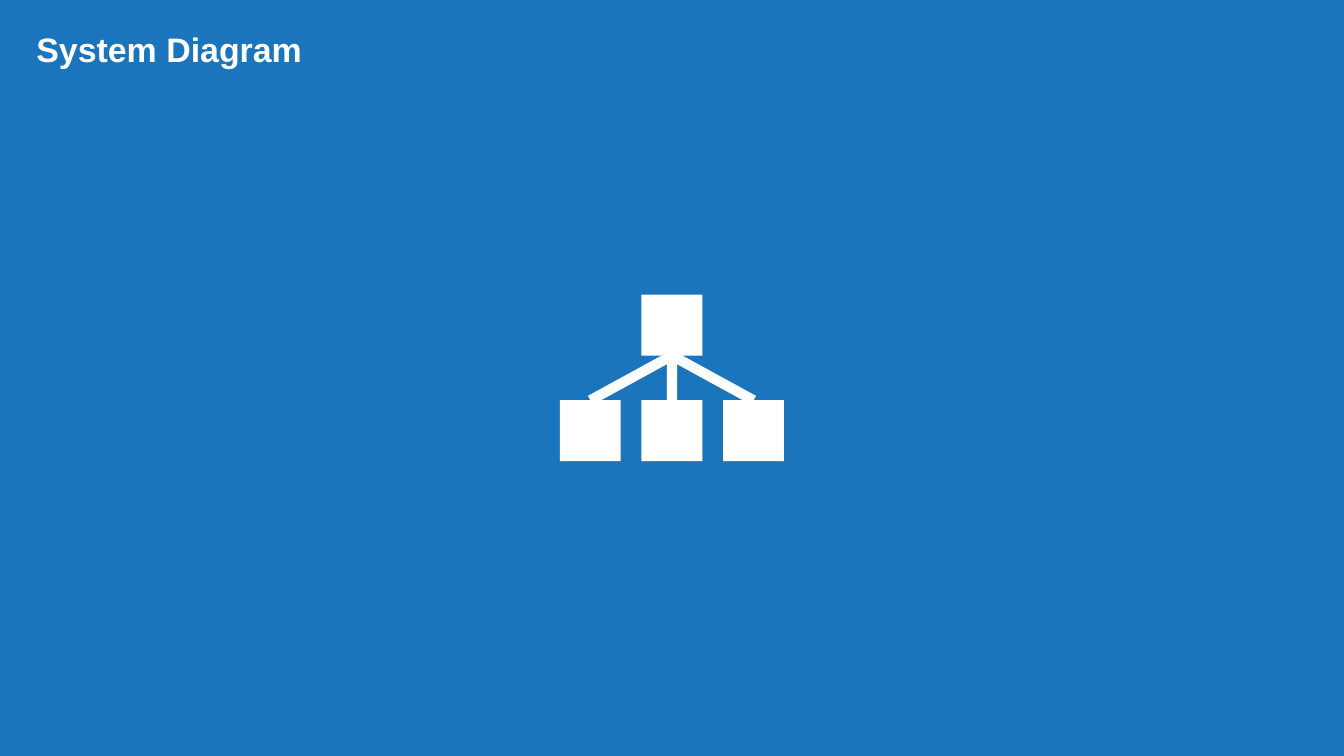
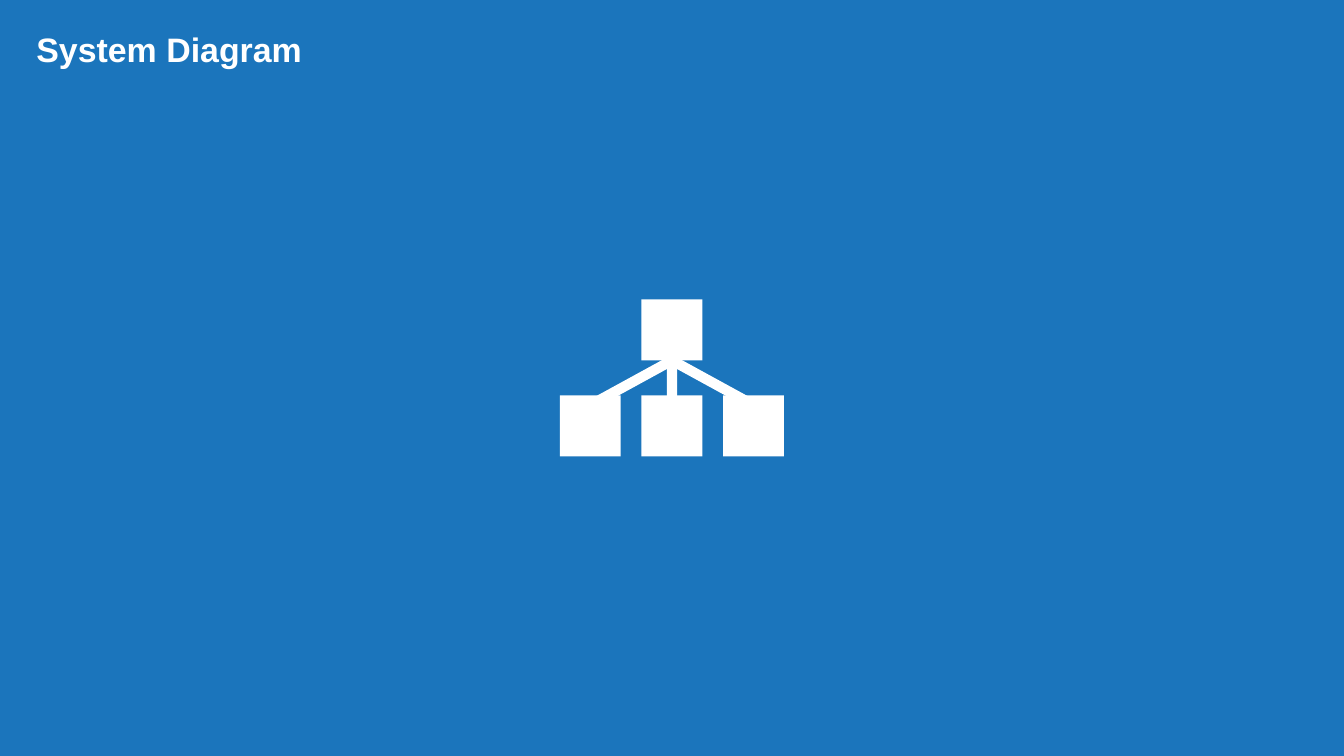
Before and after one commit to g-i-wilson/SEL-presentation, a slide deck: slide 3 of pres.odp. Drawn at 1344x756 pixels with LibreOffice and Linux fonts; fonts in the diff are those of the drawing. Boxes give left, top, right and bottom in pixels: in the first picture for what was removed or moved away, otherwise in the second. Text is boxed around its words. In the diff, an @@ line names an element or a change of style, - is before the commit and + after.

```diff
--- a/pres.odp
+++ b/pres.odp
@@ 2 lines, 1 rectangle moved together from (x1=590, y1=295, x2=754, y2=400) to (x1=590, y1=300, x2=754, y2=405) @@
@@ 3 rectangles moved together from (x1=560, y1=400, x2=784, y2=461) to (x1=560, y1=395, x2=784, y2=456) @@
```
Also in this commit, not shown: 30 other slides changed, 9 slides added, 1 slide removed, 4 other files.
